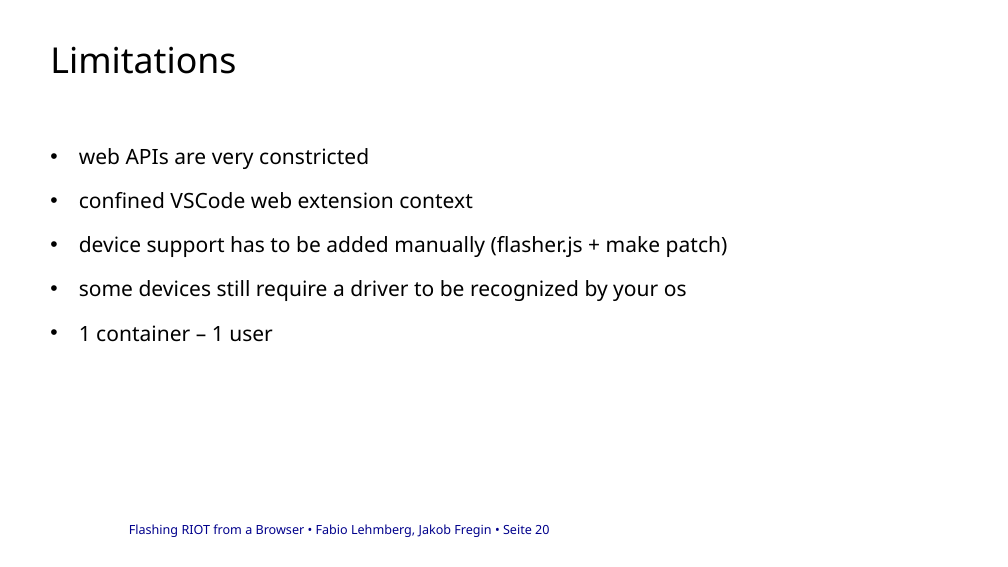
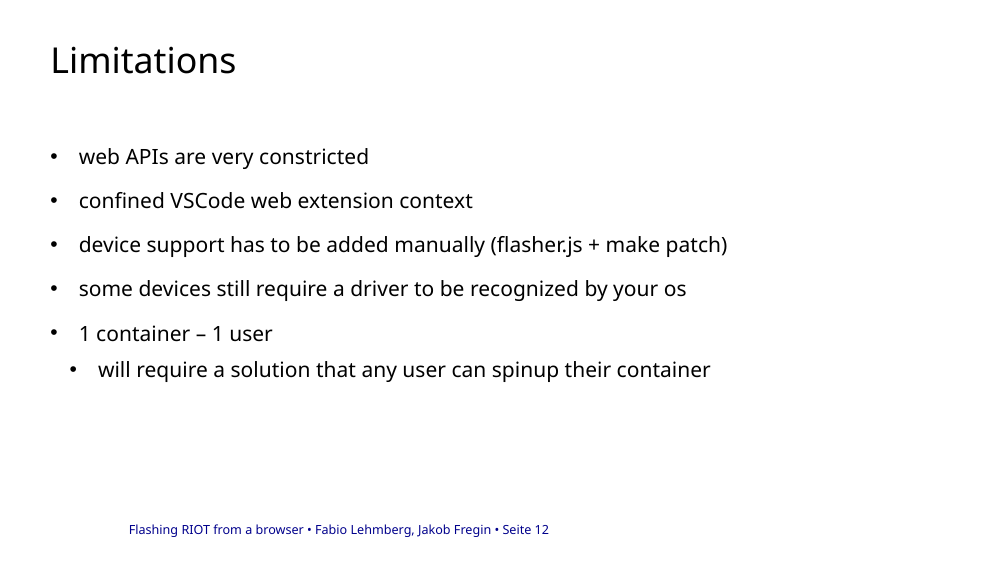
Before and after one commit to cheater78/RIOT-WebEditor, a slide deck: slide 12 of docs/project-log/RIoTPresentation.pptx (slide 20 before the commit). Drawn at 1008x567 pixels with LibreOffice and Linux fonts; fonts in the diff are those of the drawing; background and template pictures are left out. Boxes give left, top, right and bottom in pixels: in the first picture for what was removed or moved away, otherwise in the second. Text is boxed around its words. In the diff, an @@ line names an element or a change of style, - is before the commit and + after.

```diff
--- a/docs/project-log/RIoTPresentation.pptx
+++ b/docs/project-log/RIoTPresentation.pptx
@@ text at box(98, 361, 711, 382): paragraph added @@
+    • will require a solution that any user can spinup their container
@@ text at box(129, 524, 549, 537): text changed @@
-Flashing RIOT from a Browser • Fabio Lehmberg, Jakob Fregin • Seite 20
+Flashing RIOT from a browser • Fabio Lehmberg, Jakob Fregin • Seite 12
```
Also in this commit, not shown: 7 other slides changed, 1 slide added, 9 slides removed, 1 other file.
